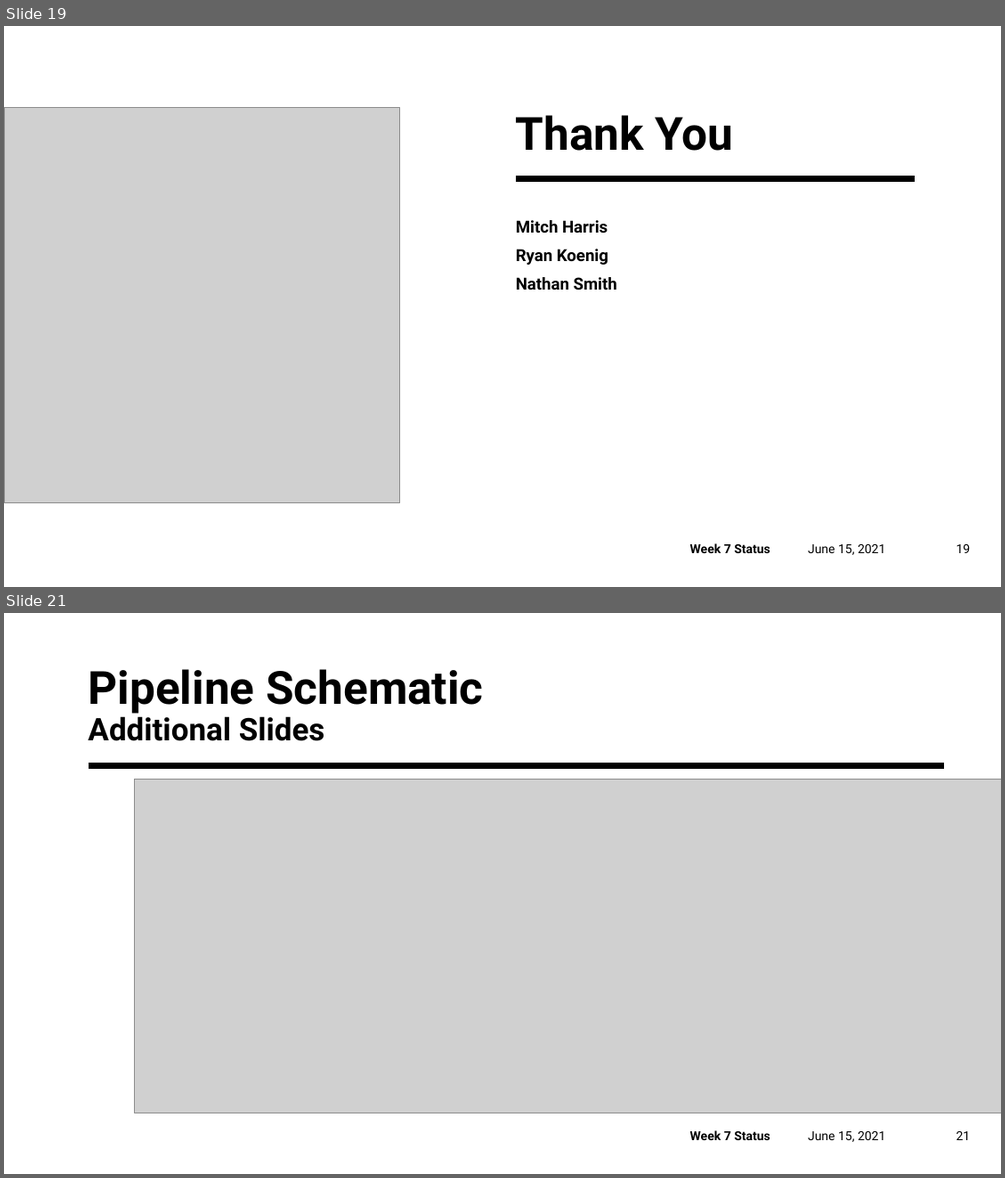
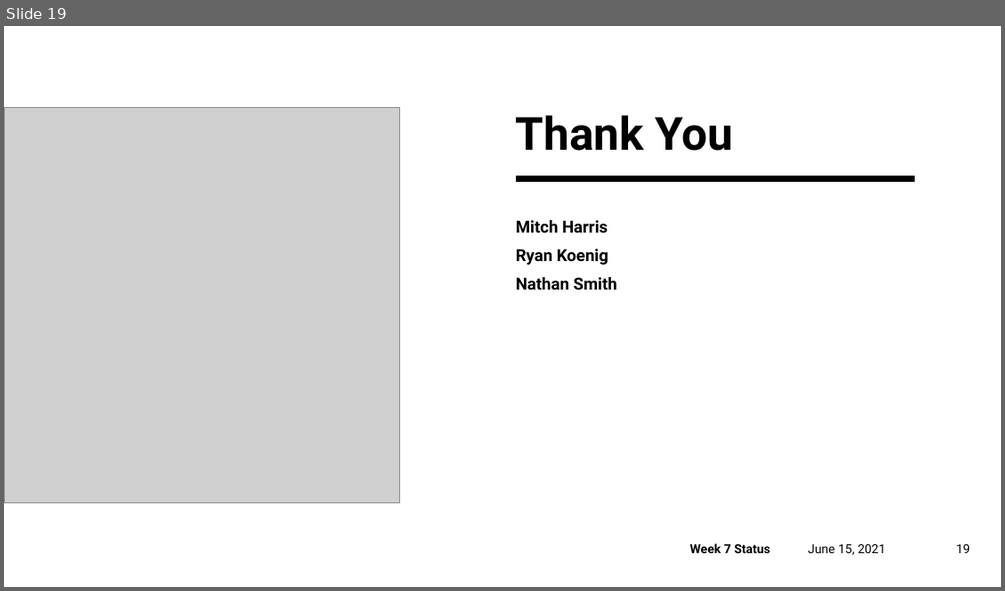
Before and after one commit to ubco-mds-2020-labs/w2020-data599-capstone-projects-ubc-udl, a slide deck: weekly-updates/20210615_progress.pptx. Shown one above the other, each under a label of ours: slides 19 and 21 before the commit, slide 19 after it; the slides between them are not shown. The pictures are 1005x1178 and 1005x591 pixels, drawn with LibreOffice and Linux fonts; fonts in the diff are those of the drawing; grey boxes stand for pictures. Boxes give left, top, right and bottom in pixels: in the first picture for what was removed or moved away, otherwise in the second. Text is boxed around its words. In the diff, an @@ line names an element or a change of style, - is before the commit and + after.

```diff
--- a/weekly-updates/20210615_progress.pptx
+++ b/weekly-updates/20210615_progress.pptx
@@ slide 21 removed at (x1=4, y1=613, x2=1001, y2=1174), background #FFFFFF @@
@@ title removed at (x1=88, y1=669, x2=483, y2=741) @@
-Pipeline Schematic
-Additional Slides
@@ line removed from (89, 765) to (944, 765) @@
@@ picture removed at (x1=134, y1=779, x2=1001, y2=1112) @@
@@ text removed at (x1=690, y1=1130, x2=770, y2=1140) @@
-Week 7 Status
@@ text removed at (x1=808, y1=1131, x2=885, y2=1142) @@
-June 15, 2021
@@ page number removed at (x1=956, y1=1131, x2=971, y2=1140) @@
-21
```
Also in this commit, not shown: 4 slides changed, 1 other slide removed.
